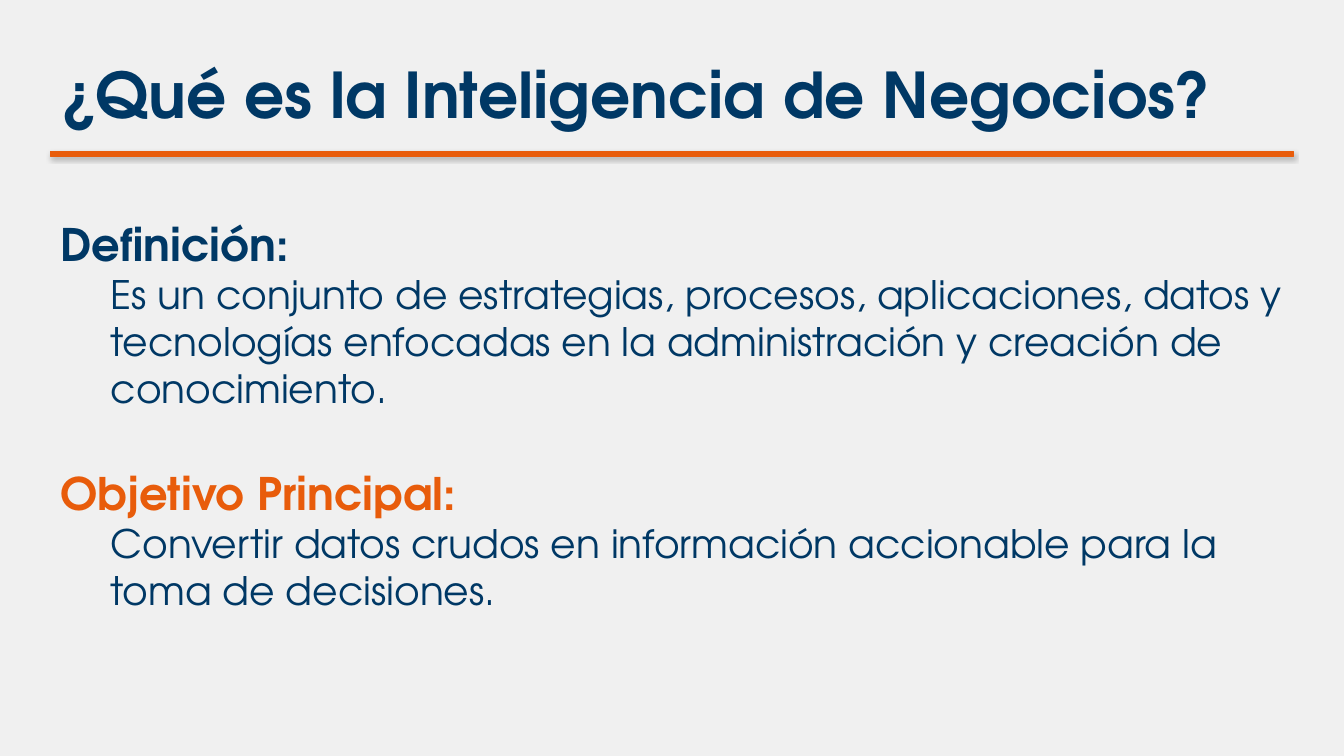
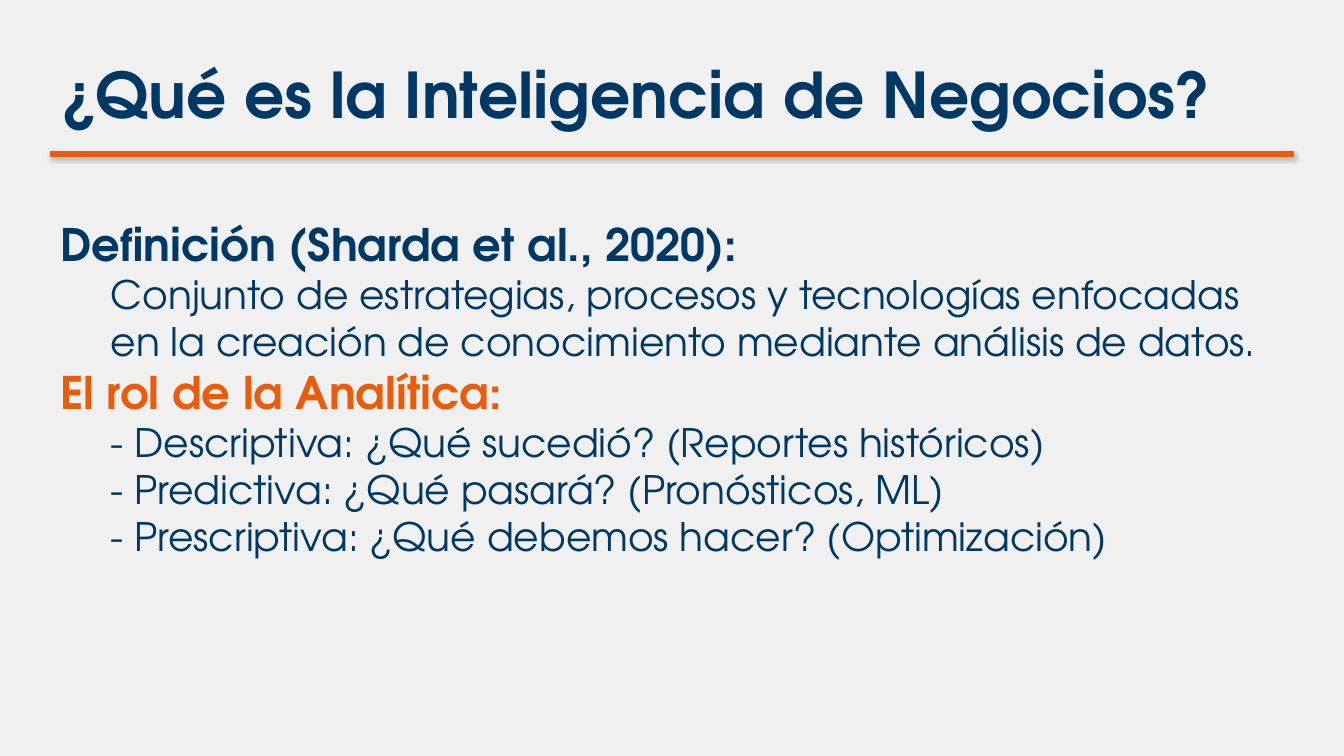
Before and after one commit to dudbilopr/Inteligencia-de-negocios, a slide deck: slide 4 of Semanas/Semana_1/diapositivas_semana_1.pptx. Drawn at 1344x756 pixels with LibreOffice and Linux fonts; fonts in the diff are those of the drawing. Boxes give left, top, right and bottom in pixels: in the first picture for what was removed or moved away, otherwise in the second. Text is boxed around its words. In the diff, an @@ line names an element or a change of style, - is before the commit and + after.

Commit message:
fix: aplica correcciones a los horarios, añade guia DOCX institucional y profundiza contenido de la Semana 1

```diff
--- a/Semanas/Semana_1/diapositivas_semana_1.pptx
+++ b/Semanas/Semana_1/diapositivas_semana_1.pptx
@@ text at [60,224,1256,560]: text changed @@
-Definición:
-  Es un conjunto de estrategias, procesos, aplicaciones, datos y tecnologías enfocadas en la administración y creación de conocimiento.
-Objetivo Principal:
-  Convertir datos crudos en información accionable para la toma de decisiones.
+Definición (Sharda et al., 2020):
+  Conjunto de estrategias, procesos y tecnologías enfocadas en la creación de conocimiento mediante análisis de datos.
+El rol de la Analítica:
+  - Descriptiva: ¿Qué sucedió? (Reportes históricos)
+  - Predictiva: ¿Qué pasará? (Pronósticos, ML)
+  - Prescriptiva: ¿Qué debemos hacer? (Optimización)
```
Also in this commit, not shown: 3 other slides changed, 2 slides added, 1 slide removed, 4 other files.
